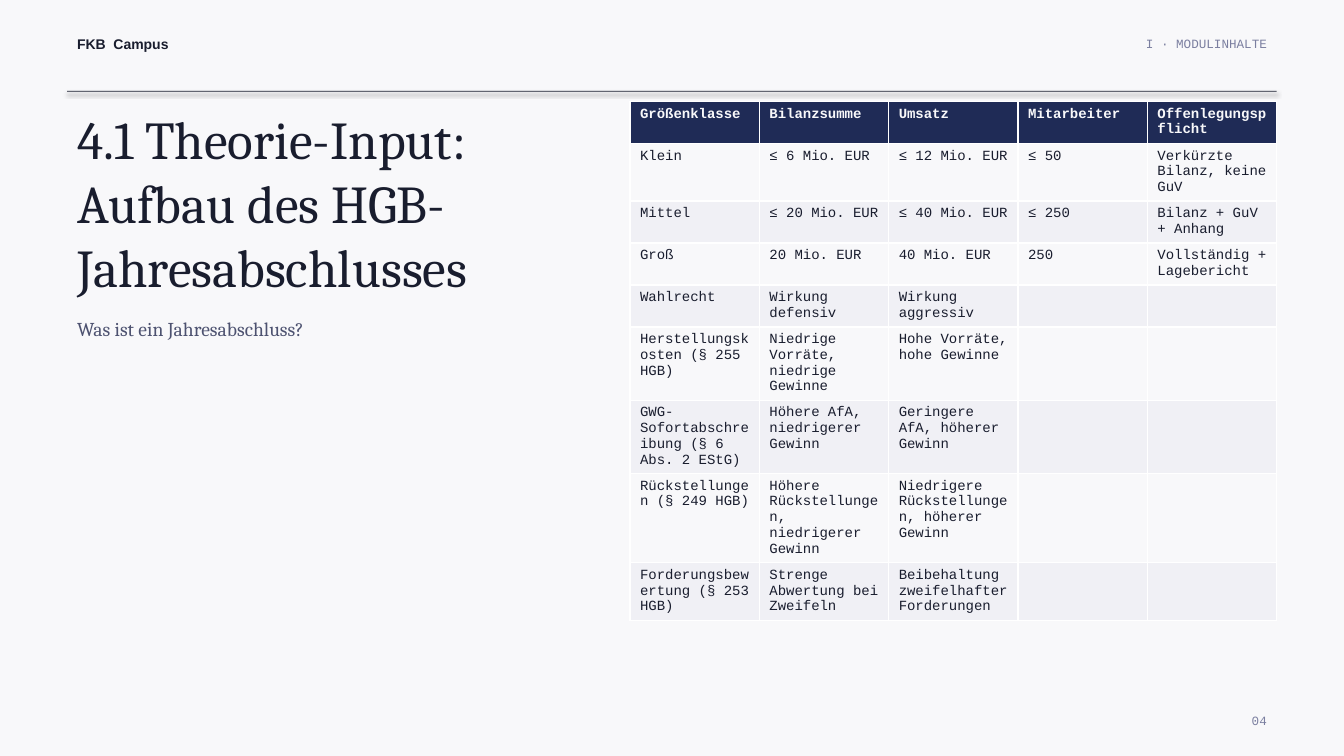
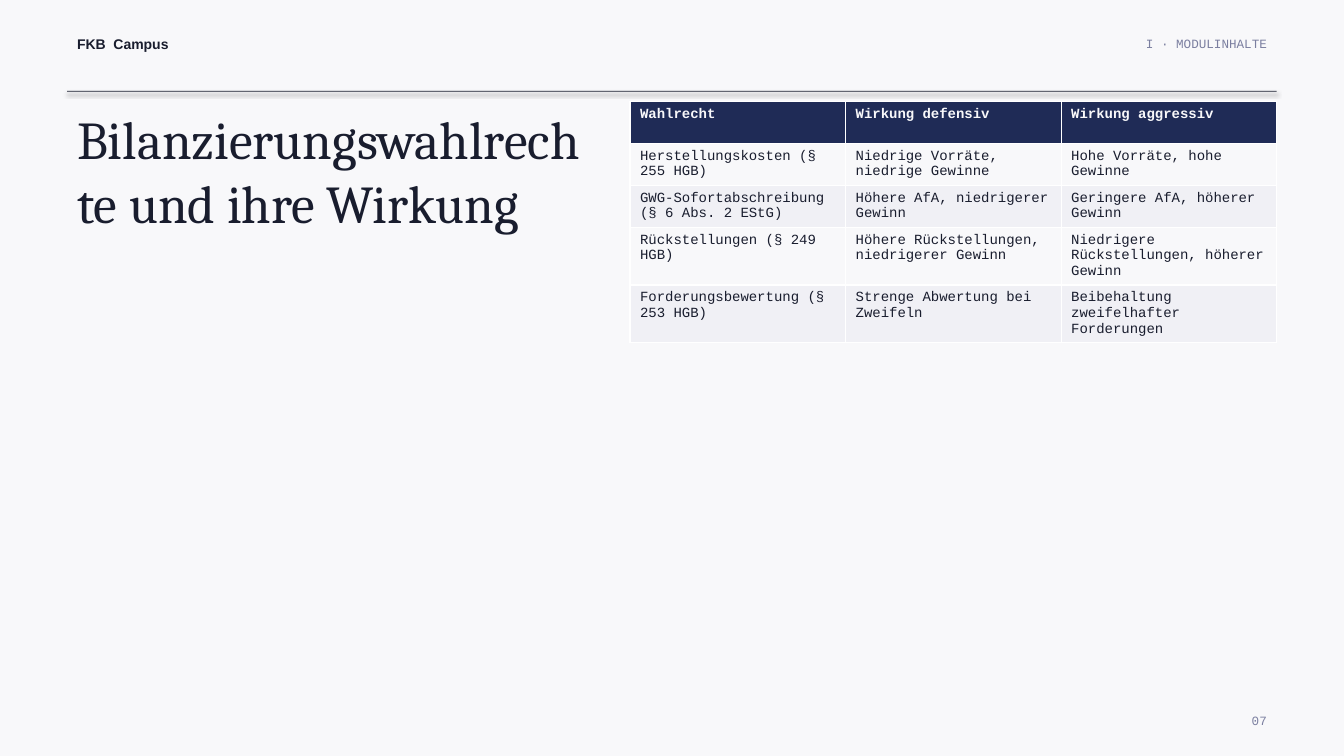
Before and after one commit to ck5rqc47pr-byte/firmenkundenakademie-online, a slide deck: slide 7 of public/downloads/praesentation/M01.pptx (slide 4 before the commit). Drawn at 1344x756 pixels with LibreOffice and Linux fonts; fonts in the diff are those of the drawing. Boxes give left, top, right and bottom in pixels: in the first picture for what was removed or moved away, otherwise in the second. Text is boxed around its words. In the diff, an @@ line names an element or a change of style, - is before the commit and + after.

```diff
--- a/public/downloads/praesentation/M01.pptx
+++ b/public/downloads/praesentation/M01.pptx
@@ table at bbox=[630, 102, 1277, 340] @@
-Größenklasse | Bilanzsumme | Umsatz | Mitarbeiter | Offenlegungspflicht
-Klein | ≤ 6 Mio. EUR | ≤ 12 Mio. EUR | ≤ 50 | Verkürzte Bilanz, keine GuV
-Mittel | ≤ 20 Mio. EUR | ≤ 40 Mio. EUR | ≤ 250 | Bilanz + GuV + Anhang
-Groß | 20 Mio. EUR | 40 Mio. EUR | 250 | Vollständig + Lagebericht
-Wahlrecht | Wirkung defensiv | Wirkung aggressiv |  | 
-Herstellungskosten (§ 255 HGB) | Niedrige Vorräte, niedrige Gewinne | Hohe Vorräte, hohe Gewinne |  | 
-GWG-Sofortabschreibung (§ 6 Abs. 2 EStG) | Höhere AfA, niedrigerer Gewinn | Geringere AfA, höherer Gewinn |  | 
-Rückstellungen (§ 249 HGB) | Höhere Rückstellungen, niedrigerer Gewinn | Niedrigere Rückstellungen, höherer Gewinn |  | 
-Forderungsbewertung (§ 253 HGB) | Strenge Abwertung bei Zweifeln | Beibehaltung zweifelhafter Forderungen |  | 
+Wahlrecht | Wirkung defensiv | Wirkung aggressiv
+Herstellungskosten (§ 255 HGB) | Niedrige Vorräte, niedrige Gewinne | Hohe Vorräte, hohe Gewinne
+GWG-Sofortabschreibung (§ 6 Abs. 2 EStG) | Höhere AfA, niedrigerer Gewinn | Geringere AfA, höherer Gewinn
+Rückstellungen (§ 249 HGB) | Höhere Rückstellungen, niedrigerer Gewinn | Niedrigere Rückstellungen, höherer Gewinn
+Forderungsbewertung (§ 253 HGB) | Strenge Abwertung bei Zweifeln | Beibehaltung zweifelhafter Forderungen
@@ text at bbox=[129, 186, 519, 235]: text changed @@
-4.1 Theorie-Input: Aufbau des HGB-Jahresabschlusses
+Bilanzierungswahlrechte und ihre Wirkung
@@ text removed at bbox=[77, 322, 304, 340] @@
-Was ist ein Jahresabschluss?
@@ text at bbox=[1252, 716, 1267, 725]: text changed @@
-04
+07
```
Also in this commit, not shown: 10 other slides changed, 1 other file.
